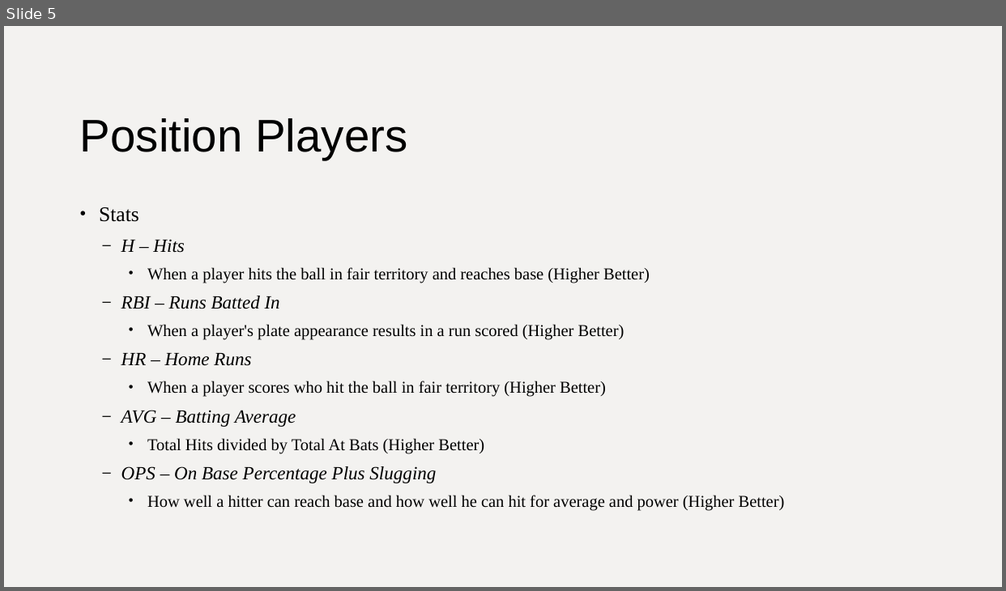
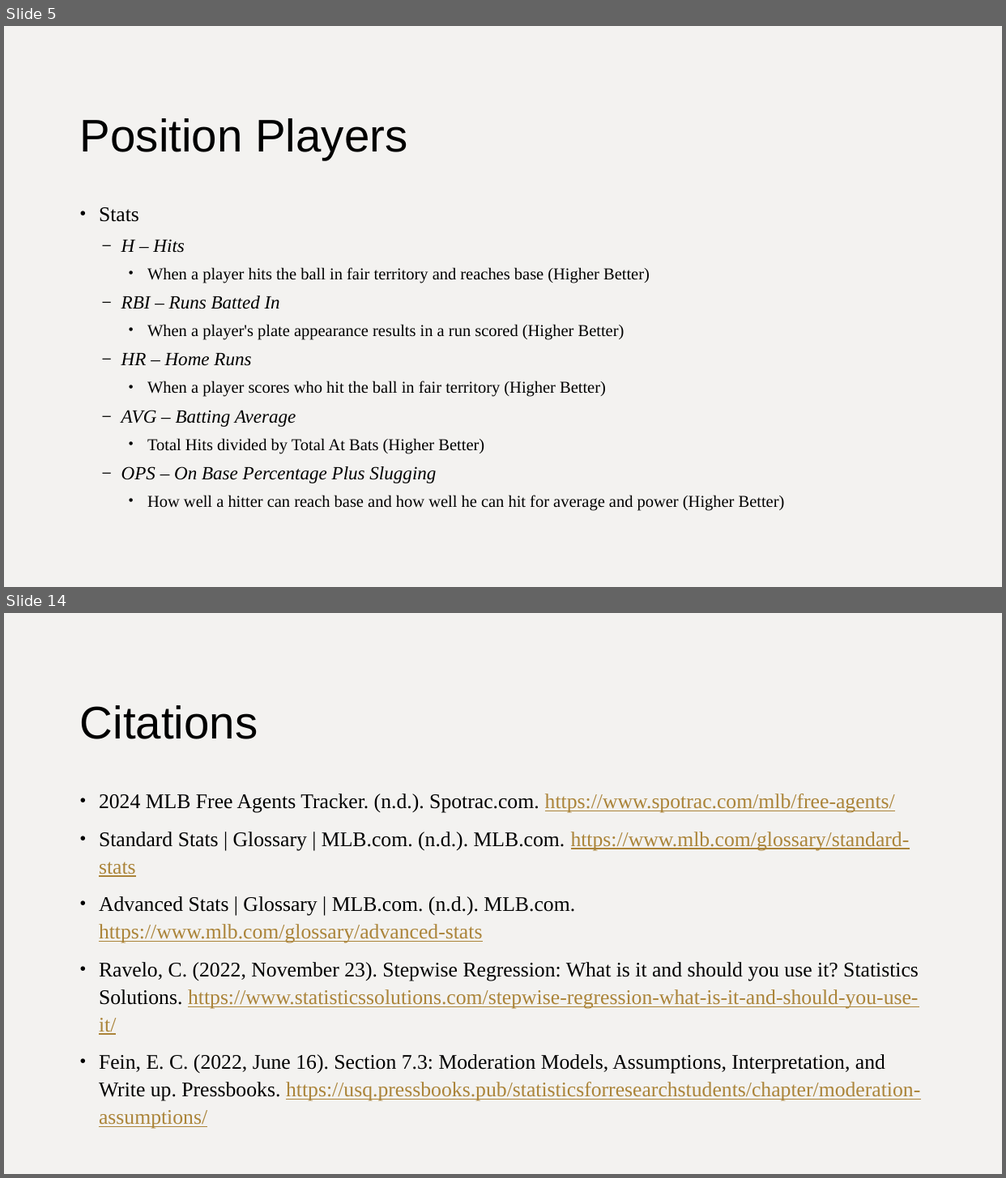
Before and after one commit to siznak86/DiamondDeals, a slide deck: DiamondDeals.pptx. Shown one above the other, each under a label of ours: slide 5 before the commit, slides 5 and 14 after it; the slides between them are not shown. The pictures are 1006x591 and 1006x1178 pixels, drawn with LibreOffice and Linux fonts; fonts in the diff are those of the drawing. Boxes give left, top, right and bottom in pixels: in the first picture for what was removed or moved away, otherwise in the second. Text is boxed around its words. In the diff, an @@ line names an element or a change of style, - is before the commit and + after.

```diff
--- a/DiamondDeals.pptx
+++ b/DiamondDeals.pptx
@@ slide 14 added at (4, 613, 1002, 1174), background #F3F2F0 @@
@@ title added at (80, 705, 258, 739), 44 pt, text #000000 @@
+Citations
@@ text added at (99, 794, 920, 1129), 20 pt, text #000000 @@
+• 2024 MLB Free Agents Tracker. (n.d.). Spotrac.com. https://www.spotrac.com/mlb/free-agents/
+• Standard Stats | Glossary | MLB.com. (n.d.). MLB.com. https://www.mlb.com/glossary/standard-stats
+• Advanced Stats | Glossary | MLB.com. (n.d.). MLB.com. https://www.mlb.com/glossary/advanced-stats
+• Ravelo, C. (2022, November 23). Stepwise Regression: What is it and should you use it? Statistics Solutions. https://www.statisticssolutions.com/stepwise-regression-what-is-it-and-should-you-use-it/
+• Fein, E. C. (2022, June 16). Section 7.3: Moderation Models, Assumptions, Interpretation, and Write up. Pressbooks. https://usq.pressbooks.pub/statisticsforresearchstudents/chapter/moderation-assumptions/
```
Also in this commit, not shown: 1 slide changed, 7 other slides added, 1 slide removed, 2 other files.
